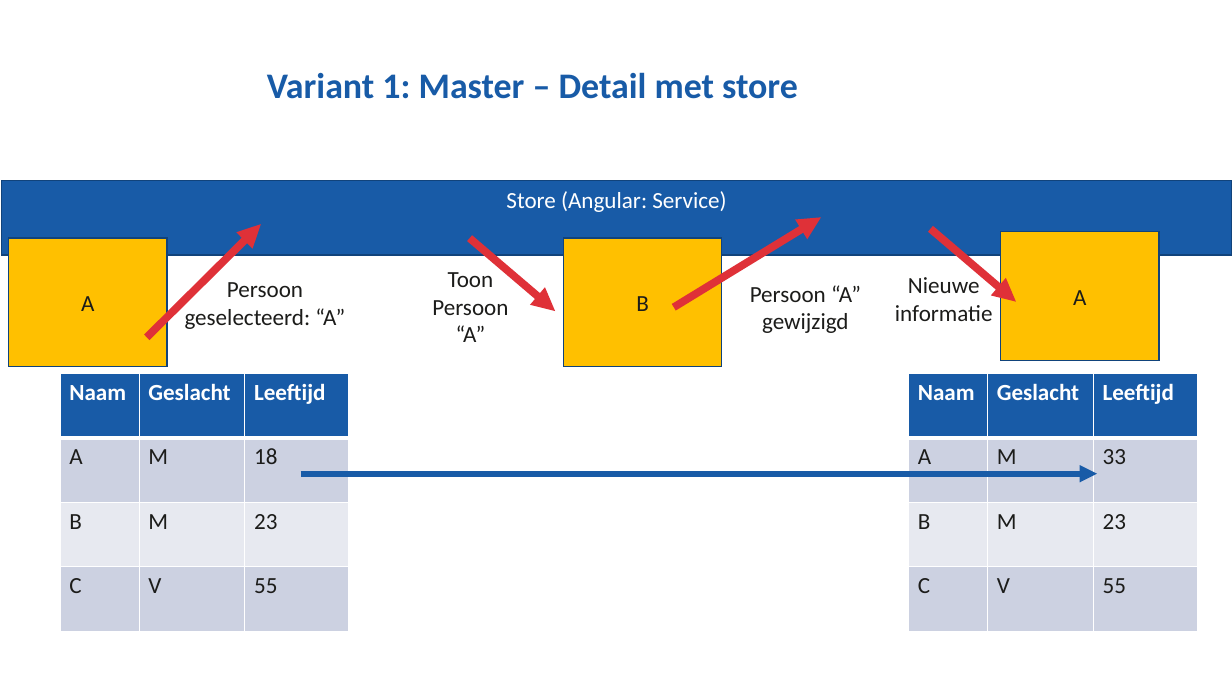
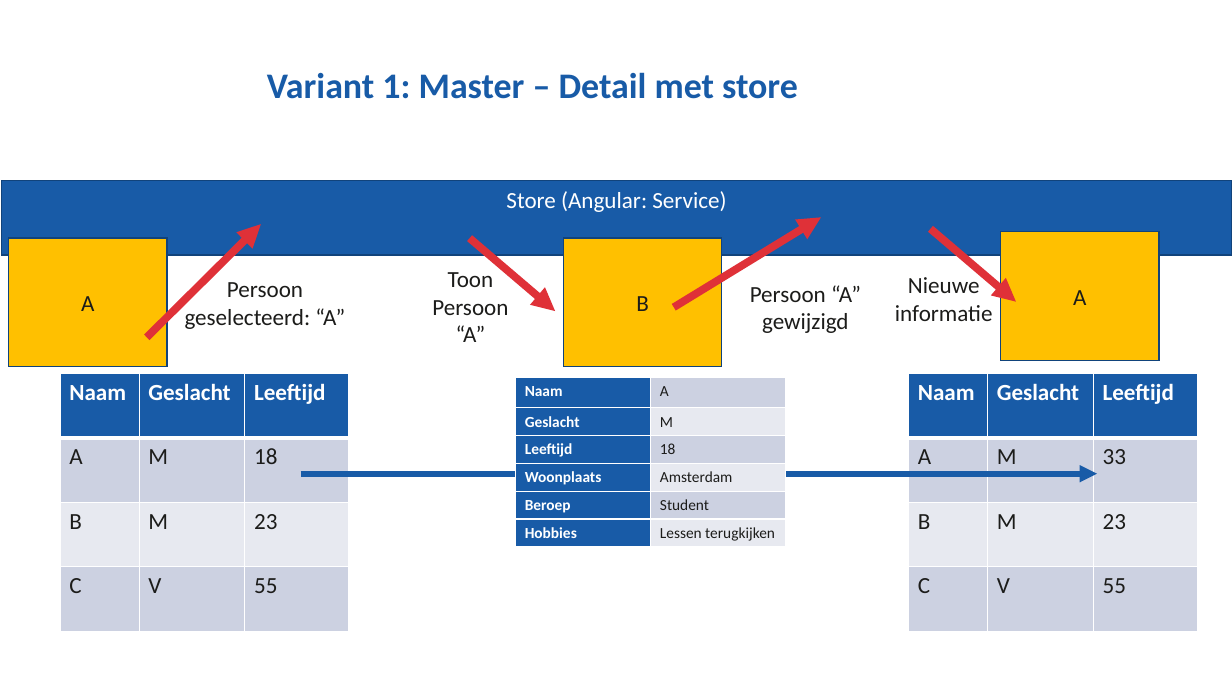
Before and after one commit to NHLStenden/Flex-WebDevelopment-FrontEndDevelopment, a slide deck: slide 43 of Presentatie/Front-End Development.pptx. Drawn at 1232x693 pixels with LibreOffice and Linux fonts; fonts in the diff are those of the drawing; background and template pictures are left out. Boxes give left, top, right and bottom in pixels: in the first picture for what was removed or moved away, otherwise in the second. Text is boxed around its words. In the diff, an @@ line names an element or a change of style, - is before the commit and + after.

```diff
--- a/Presentatie/Front-End Development.pptx
+++ b/Presentatie/Front-End Development.pptx
@@ table added at [516, 377, 786, 546], 6 rows, 2 columns @@
+Naam | A
+Geslacht | M
+Leeftijd | 18
+Woonplaats | Amsterdam
+Beroep | Student
+Hobbies | Lessen terugkijken
```
Also in this commit, not shown: 3 other slides changed, 6 other files.
